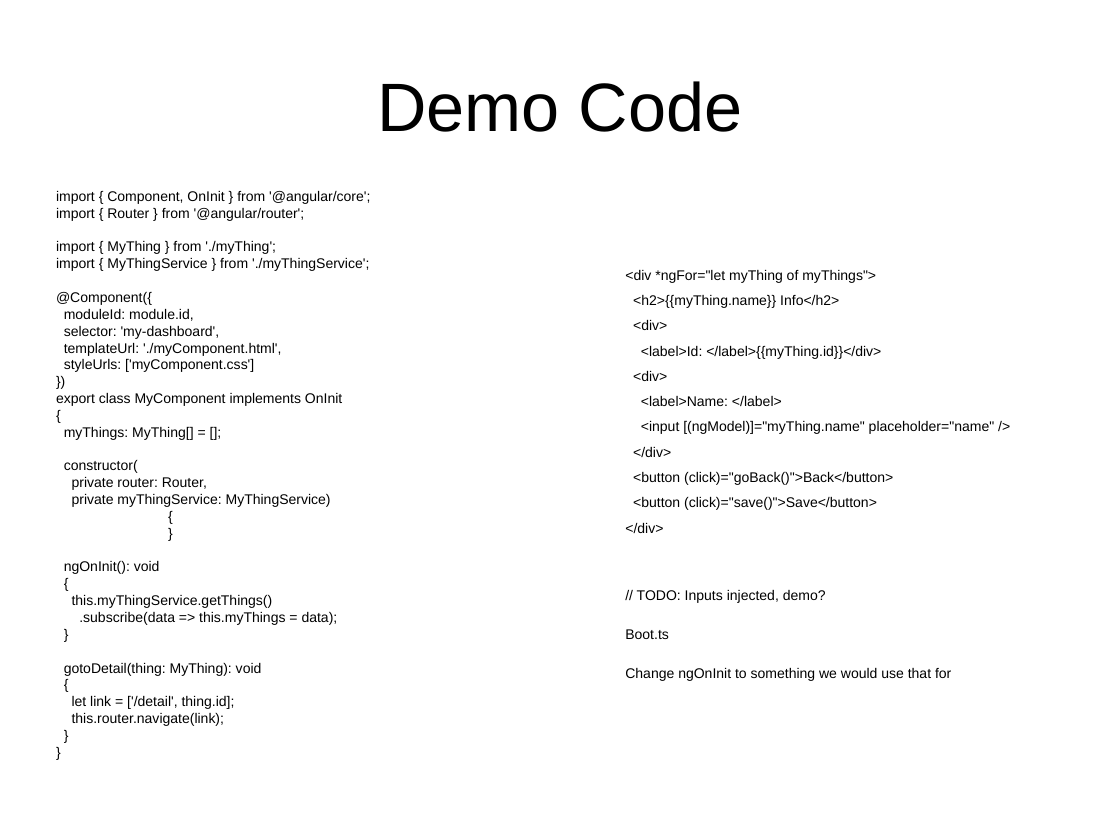
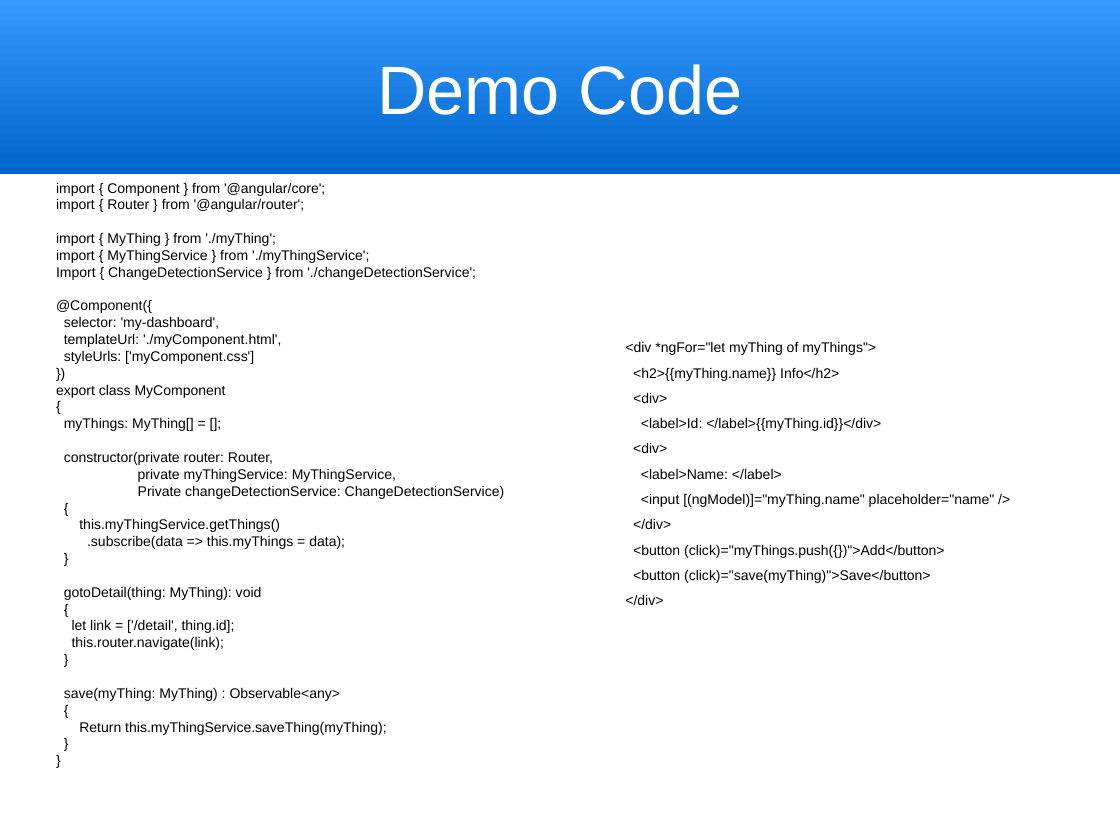
Before and after one commit to trognus/devcon2016, a slide deck: slide 9 of devconNg2.odp. Drawn at 1120x840 pixels with LibreOffice and Linux fonts; fonts in the diff are those of the drawing. Boxes give left, top, right and bottom in pixels: in the first picture for what was removed or moved away, otherwise in the second. Text is boxed around its words. In the diff, an @@ line names an element or a change of style, - is before the commit and + after.

```diff
--- a/devconNg2.odp
+++ b/devconNg2.odp
@@ title "Demo Code": place and size @@
-title "Demo Code" at [377, 81, 743, 132]
+title "Demo Code" at [0, 0, 1120, 174]
@@ title "Demo Code" at [0, 0, 1120, 174]: text colour #000000 to #FFFFFF; fill none to gradient #0066CC to #3399FF @@
@@ text at [56, 191, 370, 204]: text changed @@
-import { Component, OnInit } from '@angular/core';
+import { Component } from '@angular/core';
@@ text at [56, 199, 505, 735]: paragraph added @@
+}
@@ text at [56, 267, 476, 280]: paragraph added @@
+Import { ChangeDetectionService } from './changeDetectionService';
@@ text at [64, 309, 194, 321]: paragraph removed @@
-moduleId: module.id,
@@ text at [56, 385, 226, 398]: text changed @@
-export class MyComponent implements OnInit
+export class MyComponent
@@ text at [64, 452, 505, 499]: text changed @@
-constructor(
-private router: Router,
-private myThingService: MyThingService)
-{
-}
-ngOnInit(): void
+constructor(private router: Router,
+private myThingService: MyThingService,
+Private changeDetectionService: ChangeDetectionService)
@@ text at [633, 545, 945, 583]: text changed @@
-<button (click)="goBack()">Back</button>
-<button (click)="save()">Save</button>
+<button (click)="myThings.push({})">Add</button>
+<button (click)="save(myThing)">Save</button>
@@ text at [625, 590, 951, 681]: paragraphs removed @@
-// TODO: Inputs injected, demo?
-Boot.ts
-Change ngOnInit to something we would use that for
@@ text at [64, 688, 386, 735]: paragraphs added @@
+save(myThing: MyThing) : Observable<any>
+{
+Return this.myThingService.saveThing(myThing);
```
Also in this commit, not shown: 17 other slides changed, 2 slides added, 1 slide removed.
